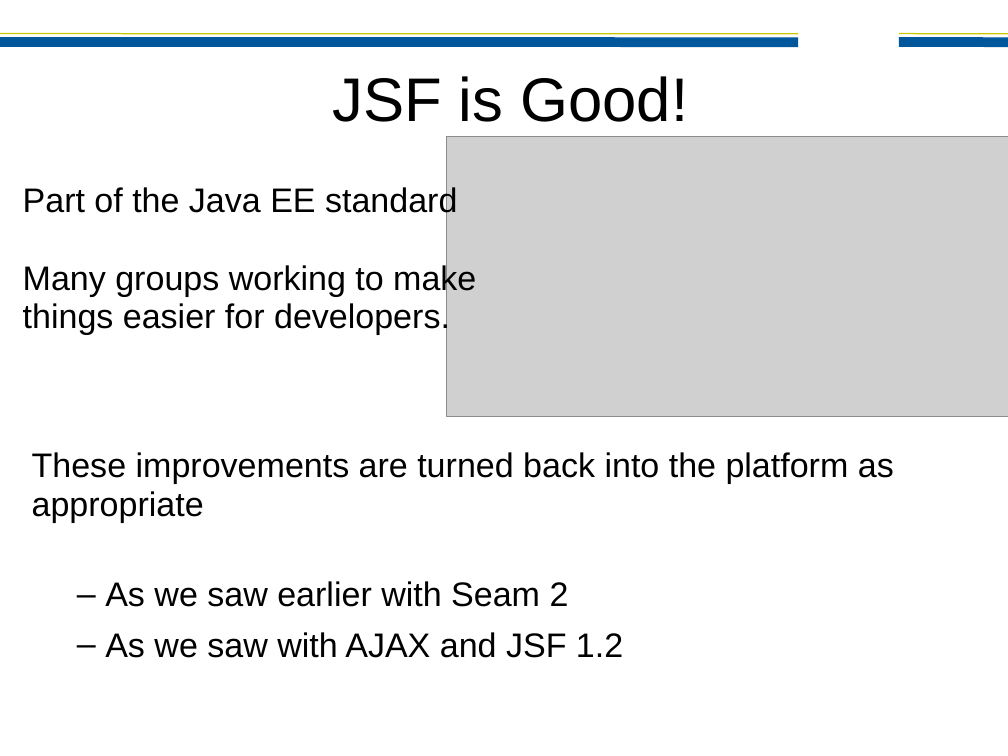
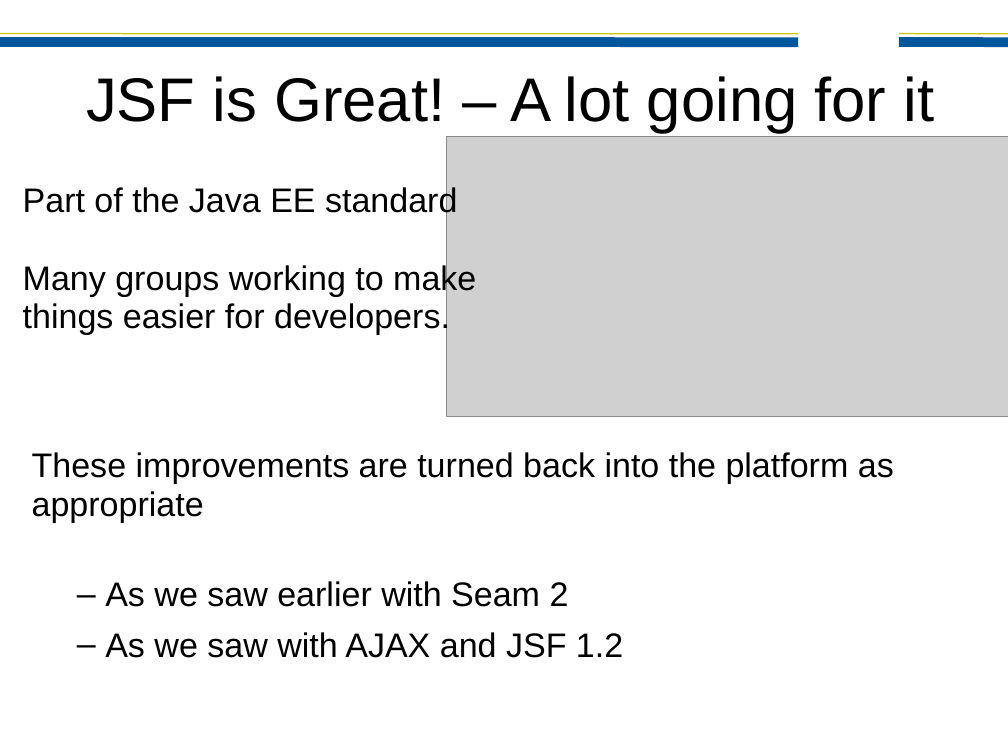
Before and after one commit to bleathem/talks, a slide deck: slide 13 of 2011-JAXConf-SeamFaces.odp. Drawn at 1008x756 pixels with LibreOffice and Linux fonts; fonts in the diff are those of the drawing; grey boxes stand for pictures; background and template pictures are left out. Boxes give left, top, right and bottom in pixels: in the first picture for what was removed or moved away, otherwise in the second. Text is boxed around its words. In the diff, an @@ line names an element or a change of style, - is before the commit and + after.

```diff
--- a/2011-JAXConf-SeamFaces.odp
+++ b/2011-JAXConf-SeamFaces.odp
@@ title at box(86, 76, 934, 133): text changed @@
-JSF is Good!
+JSF is Great! – A lot going for it
```
Also in this commit, not shown: 2 other slides changed.
